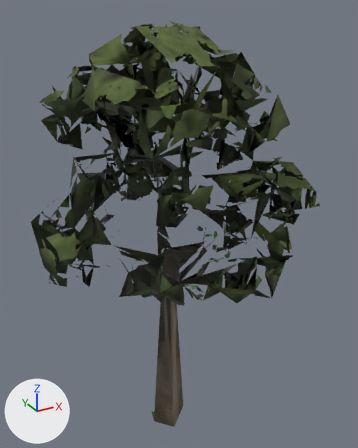
The glTF model public/models/flora/meshy-012/tree-1527-far.glb: old version first, new version second.
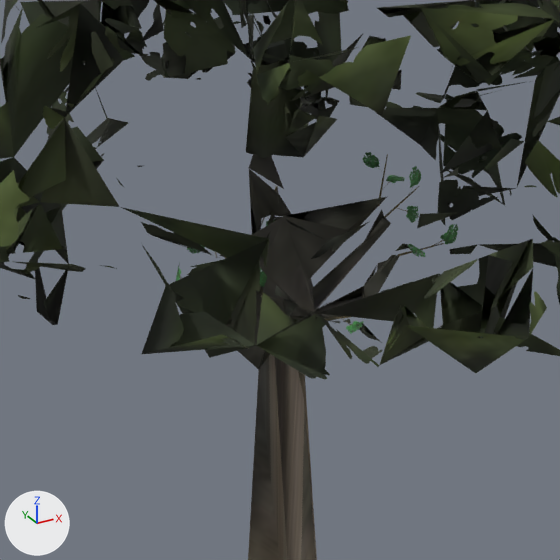
Each version is shown whole from a 50 mm camera at (-5.51, -10.66, 12.0) aimed at (0.37, 0.03, 6.66), then close up on the part from 19% to 74% of the width and 38% to 82% of the height. The lights are fixed; the arrows at lower left show +X, +Y and +Z. The older version's two pictures come first. Vertices at exactly the same position are counted once.

Objects in the first close-up: 'Foliage', 'Wood'.
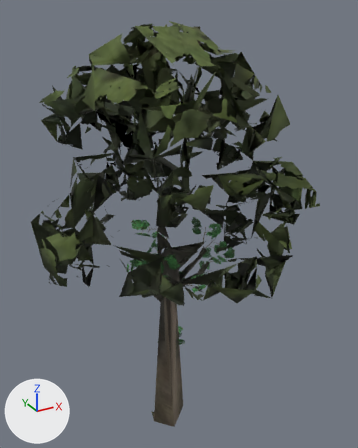
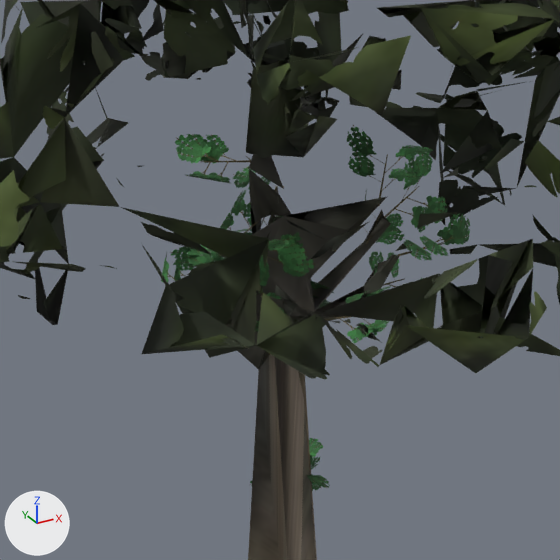
What differs and where, as boxes [x1, y1, x2, y2] in the close-ups (560 x 560 px):
'Foliage', reshaped
    before: [0, 0, 560, 379]
    after: [0, 0, 560, 491]
part 1 of me_mesh_0_006, added
    after: [201, 160, 251, 162]
part 2 of me_mesh_0_006, rebuilt
    before: [260, 268, 267, 294]
    after: [259, 257, 270, 294]
part 3 of me_mesh_0_006, rebuilt (58% wider, 50% taller)
    before: [187, 245, 205, 254]
    after: [170, 246, 199, 260]
part 4 of me_mesh_0_006, rebuilt (50% wider, 47% taller)
    before: [341, 318, 364, 334]
    after: [340, 319, 375, 343]
part 5 of me_mesh_0_006, rebuilt (58% wider, 57% taller)
    before: [408, 244, 426, 257]
    after: [403, 240, 432, 261]
part 6 of me_mesh_0_006, deleted
    before: [432, 224, 458, 246]
part 7 of me_mesh_0_006, built on
    before: [396, 166, 421, 223]
    after: [161, 117, 470, 355]
part 8 of me_mesh_0_006, added
    after: [250, 438, 330, 491]
part 9 of me_mesh_0_006, surface changed
    before: [176, 151, 405, 281]
    after: [345, 291, 389, 336]

What the commit changed:
me_mesh_0_006 is used by ob_foliage; location (0.0, 0.0, 0.0).
me_mesh_0_006 had 911 vertices, 1833 faces and spanned x -3.59..3.57, y -3.66..3.36, z 4.9..11.71.
me_mesh_0_006 now has 1349 vertices, 2103 faces and spans x -3.59..3.57, y -3.66..3.36, z 2.65..11.71.
me_mesh_0_006 part 1: the loose piece of 6 vertices spanning x -0.55..-0.36, y 0.24..0.71, z 5.61..5.67 is copied, and the copy is multiplied about its middle by the matrix ((0.22, 0.946, 0.236), (-0.971, 0.235, -0.035), (-0.089, -0.222, 0.971)), then moved by (0.08, -0.13, 0.9); it spans x -0.62..-0.13, y 0.31..0.39, z 6.5..6.58.
me_mesh_0_006 part 2: the loose piece of 4 vertices spanning x -0.88..-0.71, y -1.24..-1.06, z 5.93..6.26 is rebuilt with 4 vertices and now spans x -0.95..-0.7, y -1.3..-1.02, z 5.92..6.44.
me_mesh_0_006 part 3: the loose piece of 4 vertices spanning x -0.79..-0.42, y 0.39..0.56, z 5.51..5.74 is rebuilt with 4 vertices and now spans x -0.99..-0.41, y 0.32..0.58, z 5.43..5.79.
me_mesh_0_006 part 4: the loose piece of 4 vertices spanning x -0.08..0.15, y -1.51..-1.2, z 5.47..5.6 is rebuilt with 4 vertices and now spans x -0.13..0.22, y -1.68..-1.19, z 5.42..5.63.
me_mesh_0_006 part 5: the loose piece of 4 vertices spanning x 0.56..0.78, y -1.5..-1.18, z 6.01..6.21 is rebuilt with 4 vertices and now spans x 0.45..0.8, y -1.67..-1.17, z 6.0..6.31.
me_mesh_0_006 part 6: the loose piece of 4 vertices spanning x 0.83..1.19, y -1.36..-1.26, z 6.03..6.3 is deleted.
me_mesh_0_006 part 7: 22 vertices moved from x -0.88..1.79, y -0.47..0.91, z 5.24..6.67 to x -0.84..1.9, y -1.67..0.92, z 5.38..6.31; 2 vertices removed from x 0.16..0.33, y 0.81..0.85, z 5.83..5.91; 374 vertices added at x -1.26..2.12, y -1.74..1.06, z 4.6..6.99.
me_mesh_0_006 part 8: 44 vertices added at x -0.39..0.69, y -0.4..0.5, z 2.65..3.5.
me_mesh_0_006 part 9: 6 kept faces spanning x 0.02..0.41, y -1.67..0.92, z 5.44..6.02 get new texture (UV) coordinates.
Other edits to the shape of me_mesh_0_006 do not show in these pictures.
